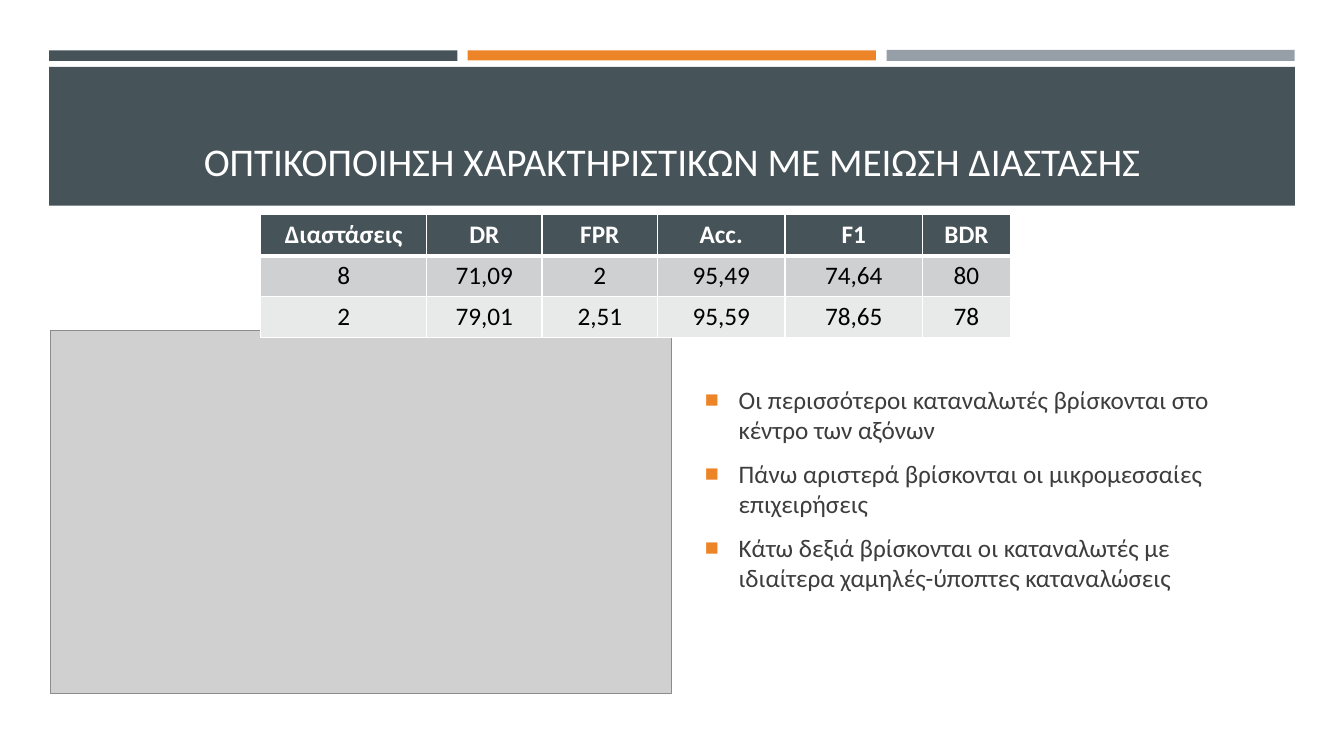
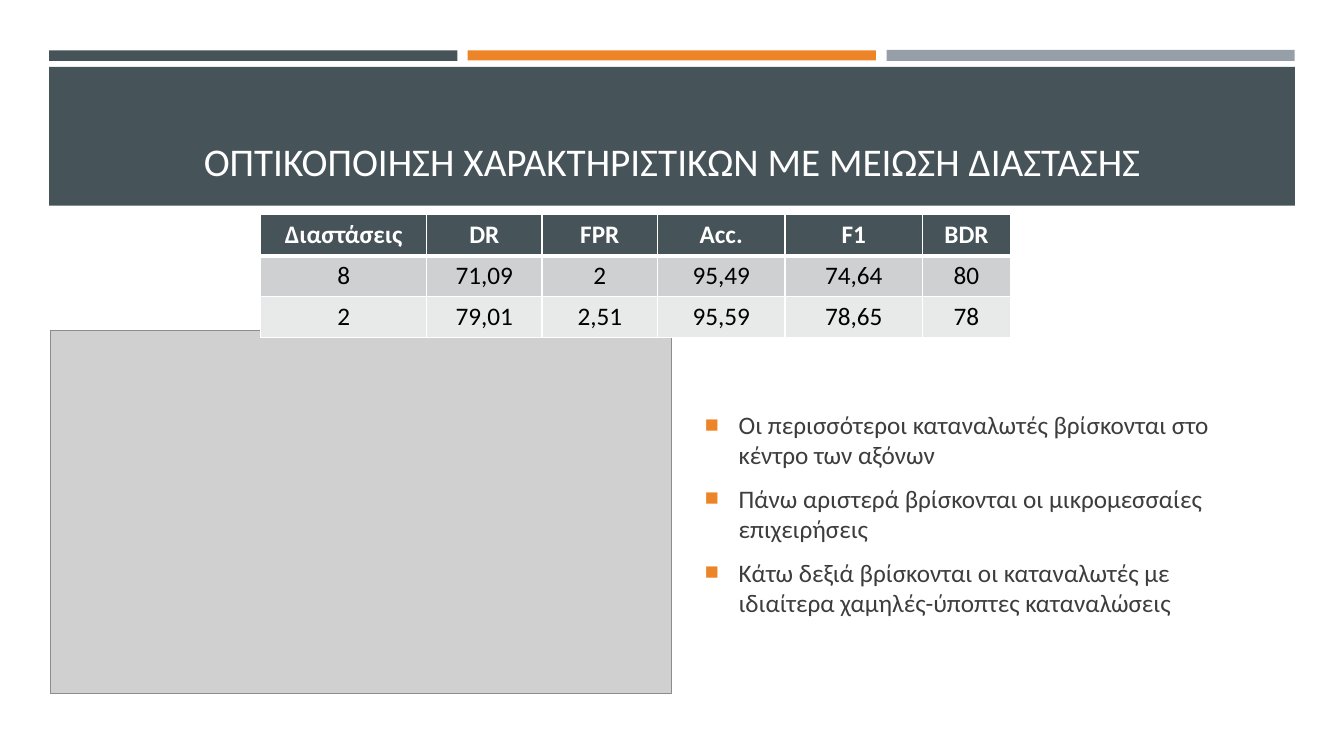
Before and after one commit to thanmitsel/Theft-detection, a slide deck: slide 14 of LateX/Presentation/Ανιχνευση μη τεχνικων απωλειων με συστηματα μηχανικης μαθησης.pptx (slide 13 before the commit). Drawn at 1344x756 pixels with LibreOffice and Linux fonts; fonts in the diff are those of the drawing; grey boxes stand for pictures. Boxes give left, top, right and bottom in pixels: in the first picture for what was removed or moved away, otherwise in the second. Text is boxed around its words. In the diff, an @@ line names an element or a change of style, - is before the commit and + after.

```diff
--- a/LateX/Presentation/Ανιχνευση μη τεχνικων απωλειων με συστηματα μηχανικης μαθησης.pptx
+++ b/LateX/Presentation/Ανιχνευση μη τεχνικων απωλειων με συστηματα μηχανικης μαθησης.pptx
@@ text "Οι περισσότεροι καταναλωτές βρίσκονται στο ...": place and size @@
-text "Οι περισσότεροι καταναλωτές βρίσκονται στο ..." at (739,391,1208,591)
+text "Οι περισσότεροι καταναλωτές βρίσκονται στο ..." at (739,416,1208,616)
```
Also in this commit, not shown: 5 other slides changed, 1 slide added, 8 other files.
